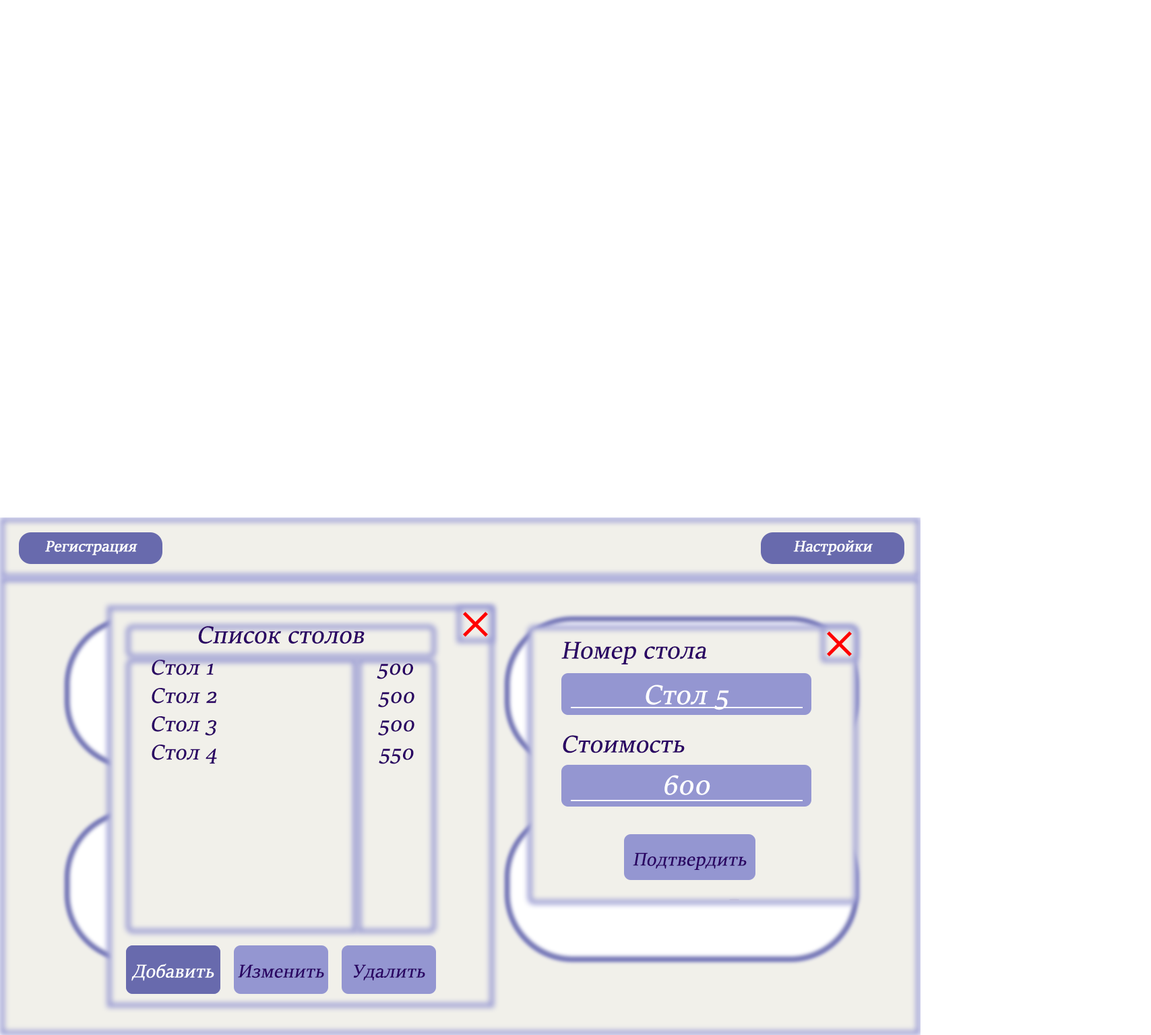
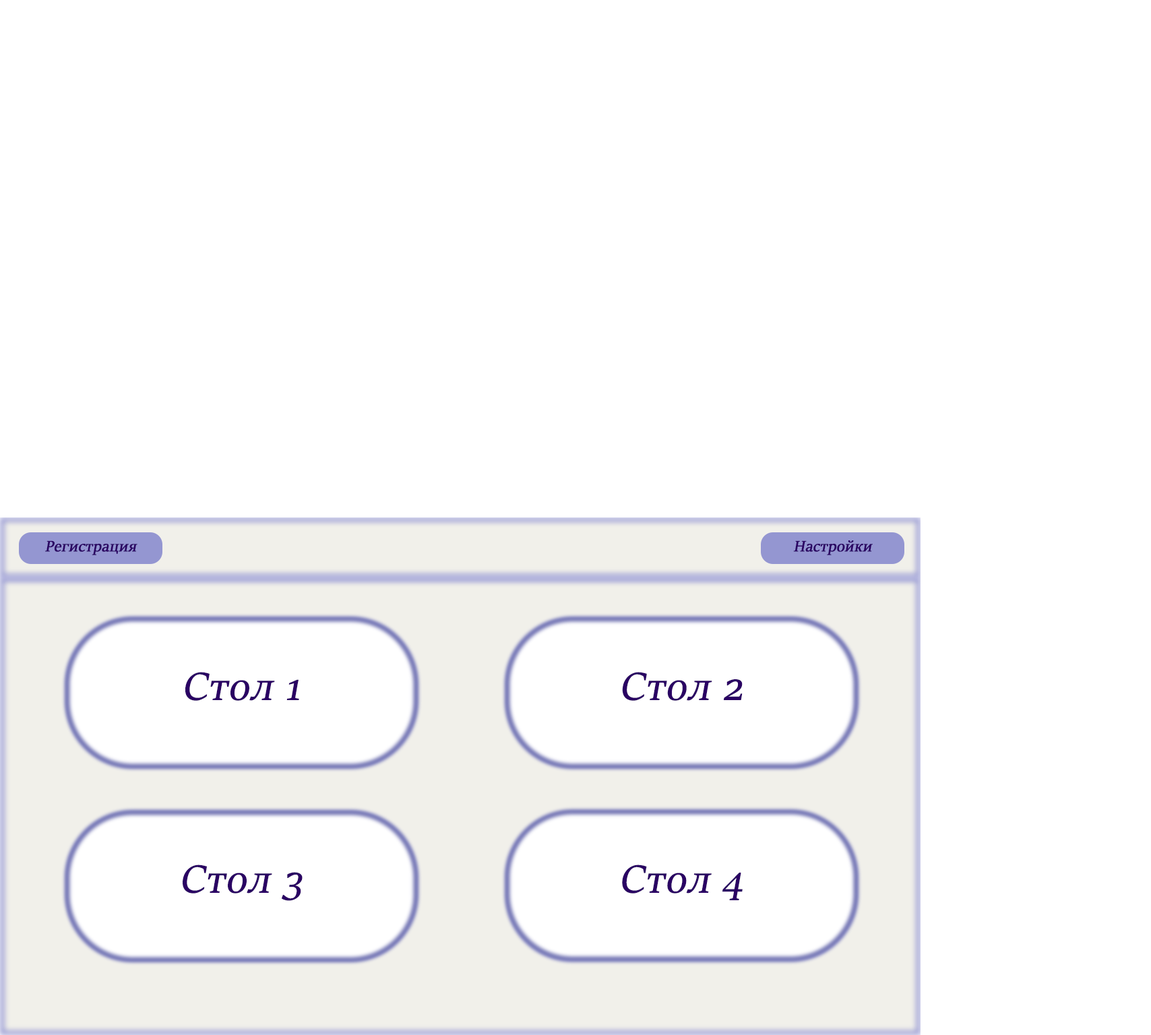
Revision of a layered 1151 x 1035 image; what changed, layer by layer:
hid group "Settings Popup" (57 layers) over left=107, top=532, right=905, bottom=1008
hid group "Add" (18 layers) over left=126, top=625, right=858, bottom=994
added group "Buttons" (3rd of 3, in "Монтажная область 1" › "Header") with 3 layers in group "Header" over left=18, top=532, right=905, bottom=565
moved "Регистрация" into group "Buttons", painted on it over left=45, top=540, right=138, bottom=556
moved "Настройки" (2nd of 2, in "Монтажная область 1" › "Header" › "Buttons") into group "Buttons", painted on it over left=793, top=540, right=873, bottom=556
moved "Прямоугольник 6" (2nd of 2, in "Монтажная область 1" › "Header" › "Buttons") into group "Buttons", painted on it over left=18, top=532, right=905, bottom=565
